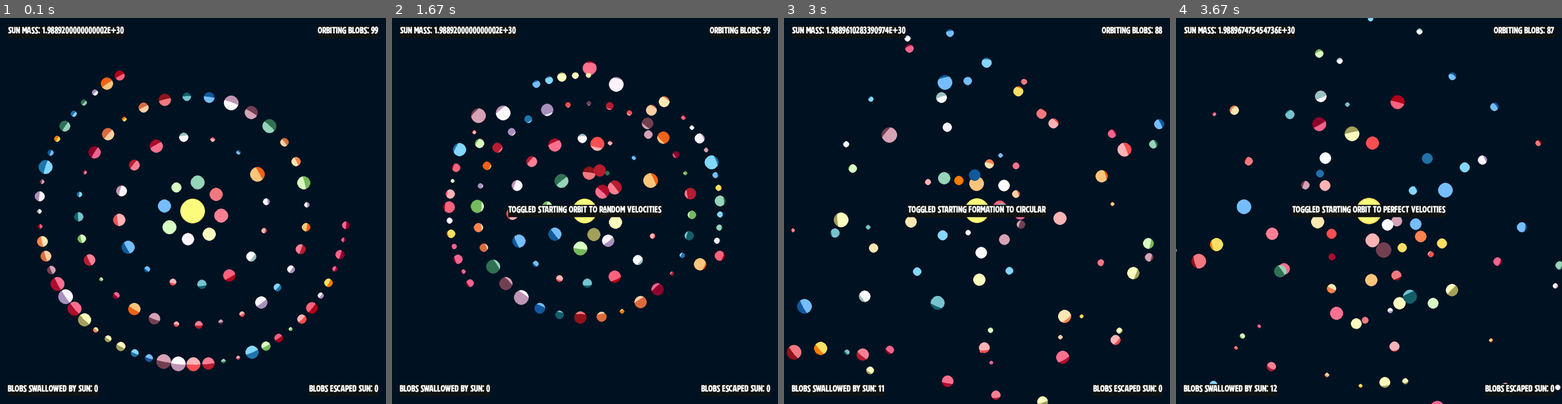
Above: before the commit, frames 1-4 (left to right).
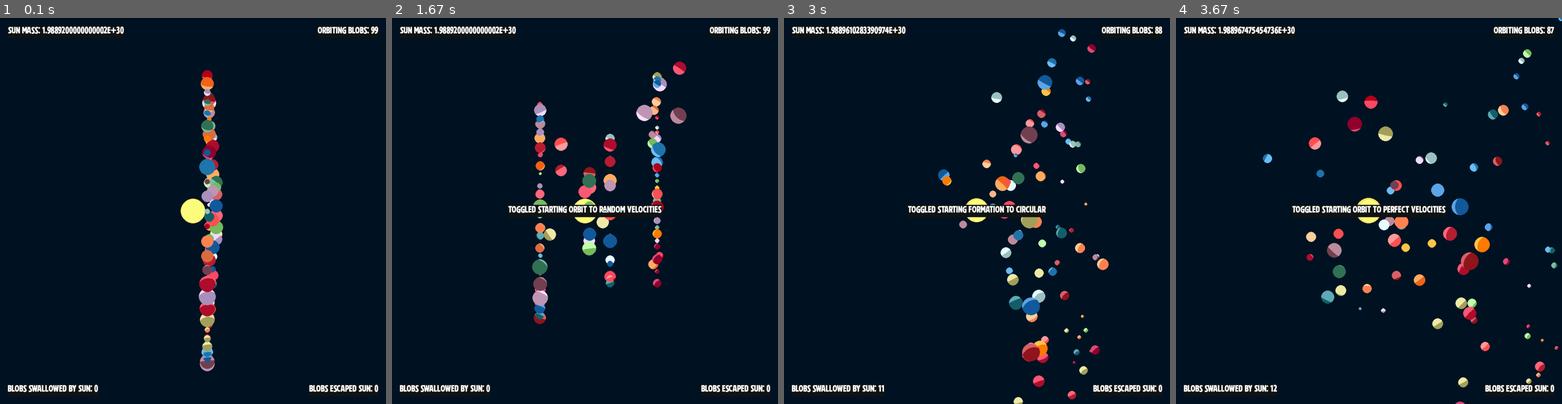
Above: after the commit, the same moments.

Repository: jmottster/newton
Game: pygame game, started from main.py
Same seed, same stepped clock (60 frames per second), same inputs: the game is played once before the commit and once after it.
Inputs:
- Up to frame 1 (0.1 s): no input
- Up to frame 2 (1.67 s): hold D 0.33-0.8 s; hold W 0.83-1.3 s; hold D from 1.33 s (still down)
- Up to frame 3 (3 s): release D at 1.8 s; hold A 1.83-2.37 s; hold S 2.4-2.87 s; hold A from 2.9 s (still down)
- Up to frame 4 (3.67 s): release A at 3.37 s; hold W from 3.4 s (still down)

The runs differ from the first frame. In frame 1, 7.7% of the frame differs, in the area x 9-91%, y 13-92%; in frame 2, 8.3%, in the area x 13-87%, y 11-80%; in frame 3, 7.0%; in frame 4, 7.0%.

Commit message:
Made BlobSurface more efficiant (it can now resize instead of having to create new for new size)

Diff:
--- a/blob_plotter.py
+++ b/blob_plotter.py
@@ -227,12 +227,12 @@
                 COLORS[color],
                 radius,
                 mass,
+                z,
+                y,
                 x,
-                y,
-                z,
+                velocityz,
+                velocityy,
                 velocityx,
-                velocityy,
-                velocityz,
             )
             self.blobs.append(new_blob)
 
@@ -257,9 +257,9 @@
                 blob.draw()
                 # Uncomment for writting lables on blobs
                 # mass_text = blob_font.render(
-                #     f"{round(blob.z * SCALE)}", 1, (255, 255, 255), (0, 0, 0)
+                #     f"{round(blob.radius)}", 1, (255, 255, 255), (0, 0, 0)
                 # )
-                # screen.blit(
+                # self.screen.blit(
                 #     mass_text,
                 #     (
                 #         (blob.x * SCALE) - (mass_text.get_width() / 2),
--- a/massive_blob.py
+++ b/massive_blob.py
@@ -40,10 +40,14 @@
         initial x coordinate for center of blob
     y : int
         initial y coordinate for center of blob
+    z : int
+        initial z coordinate for center of blob
     vx : float
         initial x direction velocity in meters per second
     vy : float
         initial y direction velocity in meters per second
+    vz : float
+        initial z direction velocity in meters per second
 
     Methods
     -------
@@ -133,13 +137,12 @@
     def fake_blob_z(self):
         # alters viewed radius to show perspective (closer=bigger/further=smaller)
         diff = self.scaled_screen_size_half_y - self.z
-        if diff < 1:
-            diff = 1
+
         self.scaled_radius = self.orig_radius[0] + (
-            self.orig_radius[1] * (diff / self.scaled_screen_size_half_y) * 0.75
+            self.orig_radius[1] * (diff / self.scaled_screen_size_half_y)
         )
         self.radius = self.scaled_radius * SCALE
-        self.blob_suface = BlobSurface(self.radius, self.color)
+        self.blob_suface.resize(self.radius)
 
     def advance(self):
         # Advace x by velocity (one frame, with TIMESTEP elapsed time)
@@ -363,93 +366,137 @@
 
     def __init__(self, radius, color):
         self.LIGHT_RADIUS_MULTI = 10
-        pygame.Surface.__init__(self, (radius * 2, radius * 2))
+        self.radius = radius
+        self.width_center = radius + (radius)
+        self.height_center = radius + (radius)
+        pygame.Surface.__init__(self, (self.width_center * 2, self.height_center * 2))
         self.position = (0, 0, 0)
-        self.radius = radius
         self.animation_radius = radius * self.LIGHT_RADIUS_MULTI
+        self.animation_width_center = self.width_center * self.LIGHT_RADIUS_MULTI
+        self.animation_height_center = self.height_center * self.LIGHT_RADIUS_MULTI
         self.rect = pygame.Rect(
-            (self.position[0], self.position[1]), (radius * 2, radius * 2)
+            (self.position[0], self.position[1]),
+            (self.width_center * 2, self.height_center * 2),
         )
         self.color = color
+        self.colorkey = (0, 0, 0)
         self.light_radius = self.animation_radius
         self.light_flag = pygame.BLEND_RGB_ADD
-        self.light_colorkey = (0, 0, 0)
-        self.light_color = (100, 100, 100)
+        self.light_color = (75, 75, 75)
         self.light = None
         self.shade_radius = self.animation_radius
-        self.shade_colorkey = (0, 0, 0)
         self.shade_color = color
         self.shade = None
         self.alpha_image = None
         self.mask_image = None
-        self.parent_blob = self.create_blob()
-        self.create_light()
-        self.create_shade()
-        self.create_alpha_image()
-        self.create_mask()
+        self.parent_blob = self.draw_blob()
+        self.draw_light()
+        self.draw_shade()
+        self.draw_alpha_image()
+        self.draw_mask()
+
+    def resize(self, radius):
+        # Self explanotory, I think. A way to resize without having to delete and reinstantiate
+        self.radius = radius
+        self.animation_radius = radius * self.LIGHT_RADIUS_MULTI
+        self.light_radius = self.animation_radius
+        self.shade_radius = self.animation_radius
 
     def get_rect(self):
         return self.rect
 
-    def create_blob(self):
+    def draw_blob(self):
         # Create the main blob this instance will represent. For now, just drawing to self,
         # not to any screen. This is created only once per instance no matter how many times
         # it is drawn. Called in the constructor.
-        pygame.draw.circle(self, self.color, (self.radius, self.radius), self.radius)
-        pygame.Surface.set_colorkey(self, self.light_colorkey)
-
-    def create_light(self):
-        # Create the overlay the will add shine to the blob in the direction of the center blob.
-        # This is created only once per instance no matter how many times it is drawn. Called in
-        # the constructor.
-        self.light = pygame.Surface((self.light_radius * 2, self.light_radius * 2))
+        self.fill(self.colorkey)
+        pygame.draw.circle(
+            self, self.color, (self.width_center, self.height_center), self.radius
+        )
+        pygame.Surface.set_colorkey(self, self.colorkey)
+
+    def draw_alpha_image(self):
+        # Create/draw the prerequisite for the mask. Called from get_lighting_blob()
+        # for each draw, but also in the constructor because it's needed to create the mask.
+        # Created the first time it's called, just a fill and draw every time after.
+
+        if self.alpha_image is None:
+            self.alpha_image = self.subsurface(
+                pygame.Rect(0, 0, self.width_center * 2, self.height_center * 2)
+            ).convert_alpha()
+            self.alpha_image.set_colorkey(self.colorkey)
+
+        self.alpha_image.fill(self.colorkey)
+        pygame.draw.circle(
+            self.alpha_image,
+            self.color,
+            (self.width_center, self.height_center),
+            self.radius,
+        )
+
+    def draw_mask(self):
+        # Create/draw the mask, which will hide the parts of the overlay that go beyond the boundary
+        # of the main blob. This is called in the constructor and from get_lighting_blob().
+        # Created the first time it's called, just a fill and draw every time after.
+        if self.mask_image is None:
+            self.mask_image = pygame.Surface(self.get_size(), pygame.SRCALPHA)
+
+        self.mask_image.fill(self.colorkey)
+        pygame.draw.circle(
+            self.mask_image,
+            (255, 255, 255, 255),
+            (self.width_center, self.height_center),
+            self.radius,
+        )
+
+    def draw_light(self):
+        # Create/draw the overlay the will add shine to the blob in the direction of the center blob.
+        # Called in the constructor and from check_animation_radius().
+        # Created the first time it's called, just a fill and draw every time after.
+        if self.light is None:
+            width = self.animation_width_center * 2
+            height = self.animation_height_center * 2
+            self.light = pygame.Surface((width, height))
+            self.light.set_colorkey(self.colorkey)
+
+        self.light.fill(self.colorkey)
         pygame.draw.circle(
             self.light,
             self.light_color,
-            (self.light_radius, self.light_radius),
+            (
+                self.animation_width_center,
+                self.animation_height_center,
+            ),
             self.light_radius,
         )
-        self.light.set_colorkey(self.light_colorkey)
-
-    def create_shade(self):
-        # Create the overlay the will add shade to the blob in the direction of the center blob.
-        # This is created only once per instance no matter how many times it is drawn. Called in
-        # the constructor.
-        self.shade = pygame.Surface((self.shade_radius * 2, self.shade_radius * 2))
+
+    def draw_shade(self):
+        # Create/draw the overlay the will add shade (true color of blob) to the blob in the opposite
+        # direction of the center blob. Called in the constructor and from check_animation_radius().
+        # Created the first time it's called, just a fill and draw every time after.
+        if self.shade is None:
+            width = self.animation_width_center * 2
+            height = self.animation_height_center * 2
+            self.shade = pygame.Surface((width, height))
+            self.shade.set_colorkey(self.colorkey)
+
+        self.shade.fill(self.colorkey)
         pygame.draw.circle(
             self.shade,
             self.shade_color,
-            (self.shade_radius, self.shade_radius),
+            (
+                self.animation_width_center,
+                self.animation_height_center,
+            ),
             self.shade_radius,
-        )
-        self.shade.set_colorkey(self.shade_colorkey)
-
-    def create_alpha_image(self):
-        # Create the prerequisite for the mask. This needs to be created new for
-        # every draw, but it's the only peice that needs it. Called from get_shaded_blob()
-        # for each draw, but also in the constructor because it's needed to create the mask.
-        self.alpha_image = self.subsurface(
-            pygame.Rect(0, 0, self.radius * 2, self.radius * 2)
-        ).convert_alpha()
-
-    def create_mask(self):
-        # Create the mask, which will hide the parts of the overlay that go beyond the boundary
-        # of the main blob. This is created only once per instance no matter how many times it is
-        # drawn. This is called in the constructor.
-        self.mask_image = pygame.Surface(self.alpha_image.get_size(), pygame.SRCALPHA)
-
-        pygame.draw.circle(
-            self.mask_image,
-            (255, 255, 255, 255),
-            (self.radius, self.radius),
-            self.radius,
         )
 
     def get_lighting_blob(self):
         # Create the final package for drawing. This puts all the peices together. Everything
-        # is cached for every call except the alpha image, we have to create that new each time. This is called
+        # is cached for every call, it just does a fill/draw on all the peices. This is called
         # by the draw() method.
-        self.create_alpha_image()
+        self.draw_alpha_image()
+        self.draw_mask()
 
         self.check_animation_radius(self.position[2])
         offset = self.get_lighting_direction()
@@ -457,8 +504,8 @@
         self.alpha_image.blit(
             self.light,
             (
-                (self.radius - self.light_radius) + offset[0],
-                (self.radius - self.light_radius) + offset[1],
+                (self.width_center - self.animation_width_center) + offset[0],
+                (self.height_center - self.animation_height_center) + offset[1],
             ),
             special_flags=self.light_flag,
         )
@@ -467,8 +514,8 @@
             self.alpha_image.blit(
                 self.shade,
                 (
-                    (self.radius - self.shade_radius) - offset[2],
-                    (self.radius - self.shade_radius) - offset[3],
+                    (self.width_center - self.animation_width_center) - offset[2],
+                    (self.height_center - self.animation_height_center) - offset[3],
                 ),
             )
 
@@ -480,19 +527,22 @@
 
     def check_animation_radius(self, z):
         # This points the lighted up side of the blob toward the center
-        # blob, and ensures radius is honering z depth and realistic curvature.
-        # Unfortunately, this ruins our caching, I will fix that when I get to optimizing.
+        # blob, the shade side opposite of the center blob, and ensures
+        # radius is honering z depth and realistic curvature.
 
         diff = abs(MassiveBlob.center_blob_z - z)
         radius = self.animation_radius
         scale = 1
-        range = MassiveBlob.center_blob_z * 0.45
-        diff = abs(range - diff)
-
-        scale = round(diff / (range), 4)
+        range = MassiveBlob.center_blob_z * 0.3
+        if diff < range:
+            diff = abs(range - diff)
+            scale = diff / (range)
+        else:
+            scale = 0.15
+
         if scale < 0.15:
             scale = 0.15
-        radius = round(self.radius * (self.LIGHT_RADIUS_MULTI * (scale)))
+        radius = self.radius * (self.LIGHT_RADIUS_MULTI * (scale))
 
         if z > MassiveBlob.center_blob_z:
             self.light_radius = radius
@@ -501,13 +551,13 @@
             self.shade_radius = radius
             self.light_radius = self.animation_radius
 
-        self.create_light()
-        self.create_shade()
+        self.draw_light()
+        self.draw_shade()
 
     def get_lighting_direction(self):
         # Get the x,y,z coordinates for the center of the overlay. This will point to the
         # center blob relative to offset of the main blob center in this instance (i.e., if a line were draw between the center of
-        # the main blob and the center of the overlay, it would point to the center blob). This is called by the get_shaded_blob()
+        # the main blob and the center of the overlay, the offset would point to the center blob). This is called by the get_lighting_blob()
         # method.
         x1 = self.position[0]
         y1 = self.position[1]
@@ -540,10 +590,16 @@
         if no_lighting:
             screen.blit(
                 self,
-                (self.position[0] - self.radius, self.position[1] - self.radius),
+                (
+                    self.position[0] - self.width_center,
+                    self.position[1] - self.height_center,
+                ),
             )
         else:
             screen.blit(
                 self.get_lighting_blob(),
-                (self.position[0] - self.radius, self.position[1] - self.radius),
+                (
+                    self.position[0] - self.width_center,
+                    self.position[1] - self.height_center,
+                ),
             )
